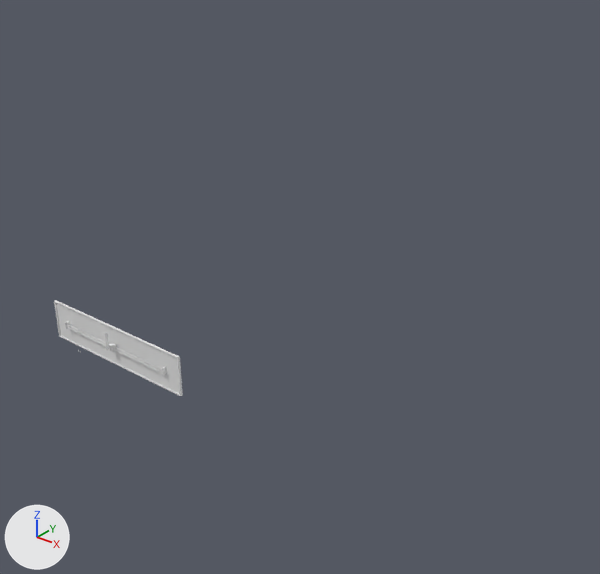
Before and after pictures for a commit that changed the Blender file redressement/redressement/redressement.blend.
One viewpoint serves both versions: a 50 mm lens placed at (81.3, -60.1, 56.7), pointed at (13.3, 25.0, 3.9). The lights are fixed; the arrows at lower left show +X, +Y and +Z. Materials are left out; every surface is plain grey.
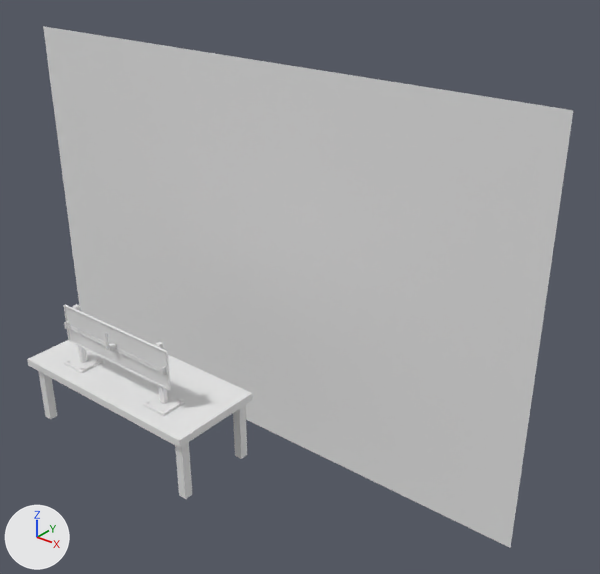
Pixel boxes (x1, y1, x2, y2) of what changed, in the pictures (600 x 574 px):
'Plane.003', added: after (43, 26, 573, 548)
'Plane.002', added: after (27, 340, 253, 448)
'Plane', mesh rescaled (17% narrower, 11% shorter): before (54, 300, 183, 396); after (64, 305, 171, 390)
'Cube.006', added: after (175, 442, 192, 499)
'Cube.004', added: after (143, 342, 185, 416)
'Cube.007', added: after (233, 405, 247, 459)
'Cube.005', added: after (38, 371, 57, 419)
'Cube.003', added: after (64, 304, 103, 373)

The change, as a diff of the scene's bpy script:
```diff
--- a/redressement/redressement/redressement.blend.py
+++ b/redressement/redressement/redressement.blend.py
@@ me_plane @@
 me_plane.from_pydata(...)  # 16 vertices, 14 faces; spans x -12.7..12.7, y -0.2..0.2, z -2.9..2.9
 # used by ob_plane; location = (0.0, 1.2, 0.0)
+# me_plane part 1: the whole mesh is scaled about its middle by (0.826, 1, 1)
@@ me_cube_002 @@
+me_cube_002.from_pydata(...)  # 16 vertices, 14 faces; spans x -1.98..1.98, y -1.98..1.98, z -6.36..3.04
@@ me_plane_002 @@
+me_plane_002.from_pydata(...)  # a box spanning x -6.91..6.91, y -6.91..6.91, z -1.12..0.0
@@ me_plane_003 @@
+me_plane_003.from_pydata([(-48.0, 0.0, -31.5), (48.0, 0.0, -31.5), (-48.0, 0.0, 31.5), (48.0, 0.0, 31.5)], [], [(0, 1, 3, 2)])
@@ me_cube_004 @@
+me_cube_004.from_pydata(...)  # a box spanning x -1.0..1.0, y -1.0..1.0, z -14.3..1.0
@@ ob_cube_003 @@
+ob_cube_003 = bpy.data.objects.new('Cube.003', me_cube_002)
+ob_cube_003.location = (-8.5, 1.8, 0.1)
@@ ob_plane_002 @@
+ob_plane_002 = bpy.data.objects.new('Plane.002', me_plane_002)
+ob_plane_002.location = (0.0, 4.3, -6.2)
+ob_plane_002.scale = (2.31, 1.0, 1.0)
@@ ob_plane_003 @@
+ob_plane_003 = bpy.data.objects.new('Plane.003', me_plane_003)
+ob_plane_003.location = (-0.1, 29.8, 2.7)
@@ ob_cube_005 @@
+ob_cube_005 = bpy.data.objects.new('Cube.005', me_cube_004)
+ob_cube_005.location = (-14.4, -1.1, -7.5)
+ob_cube_005.scale = (0.623, 0.623, 0.623)
@@ ob_cube_004 @@
+ob_cube_004 = bpy.data.objects.new('Cube.004', me_cube_002.copy())
+ob_cube_004.location = (8.5, 1.8, 0.1)
@@ ob_cube_006 @@
+ob_cube_006 = bpy.data.objects.new('Cube.006', me_cube_004.copy())
+ob_cube_006.location = (14.7, -1.1, -7.5)
+ob_cube_006.scale = (0.623, 0.623, 0.623)
@@ ob_cube_007 @@
+ob_cube_007 = bpy.data.objects.new('Cube.007', me_cube_004.copy())
+ob_cube_007.location = (14.7, 9.8, -7.5)
+ob_cube_007.scale = (0.623, 0.623, 0.623)
```
